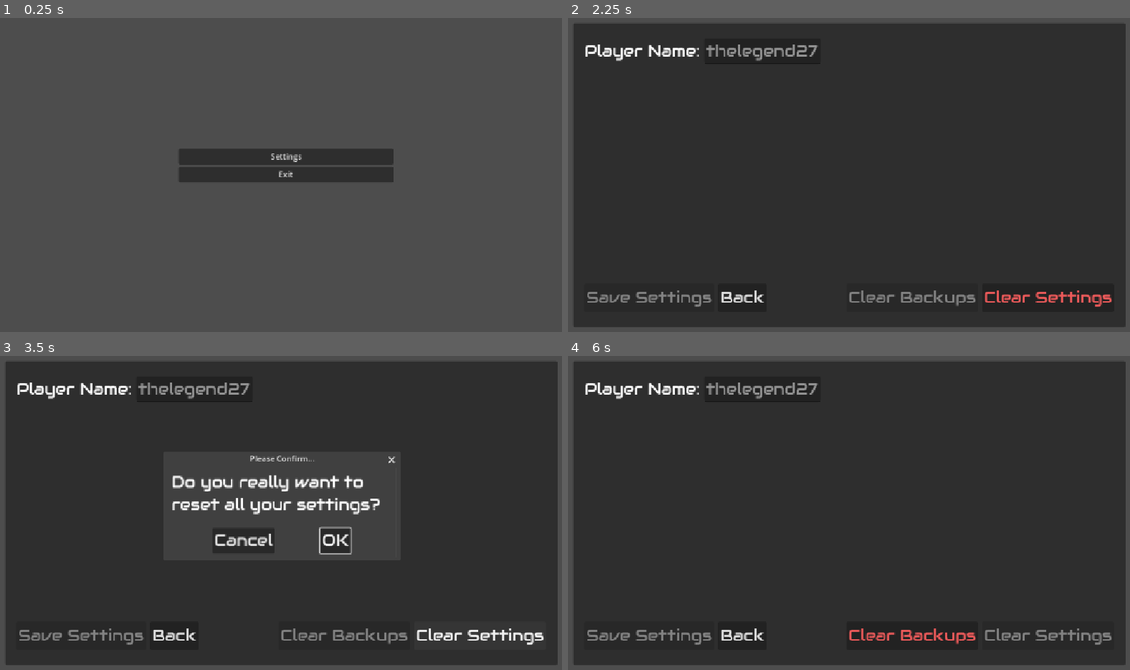
Above: before the commit, frames 1-4 (two rows, left to right).
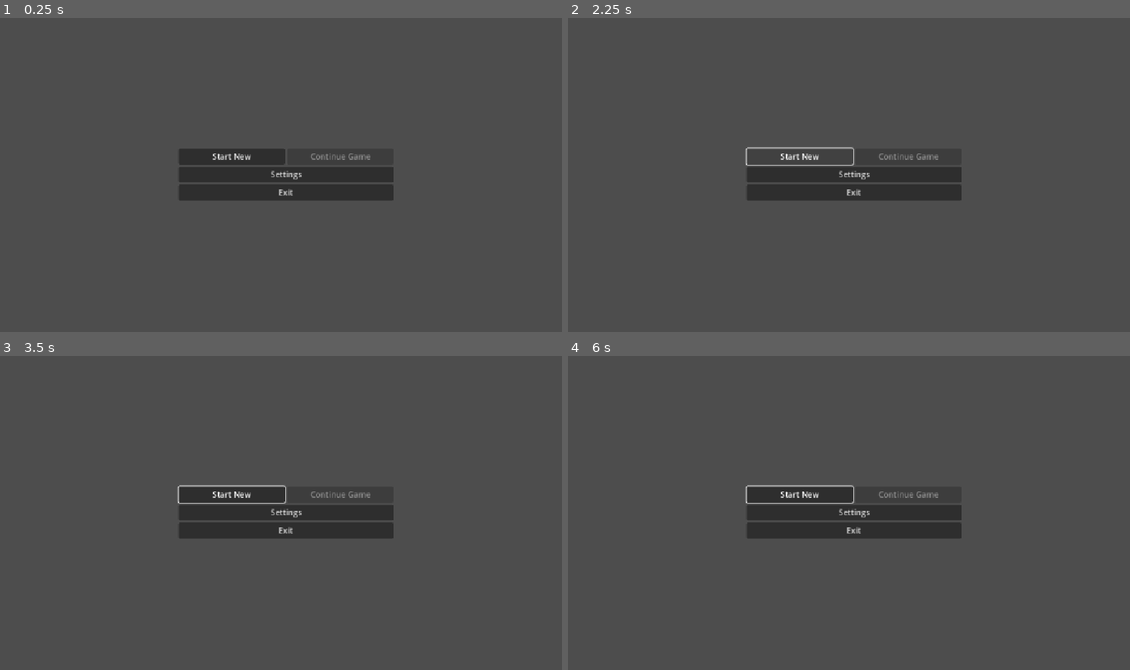
Above: after the commit, the same moments.

Repository: Electron7-7/a-poker-game-made-in-godot
Game: Godot game, scene res://dedicated_main/dedicated_main.tscn
Two runs of this game, one before a commit and one after it. Both use one fixed random seed, a clock stepped at 60 frames per second and the inputs below.
Inputs (mouse positions are in pixels of both pictures, inside the frame that each line leads up to):
- Up to frame 1 (0.25 s): no input
- Up to frame 2 (2.25 s): click "Settings" at 0.5 s; click "Back" at 1.25 s; click (798, 156) at 2 s, where only the run after the commit has a clickable "Start New"
- Up to frame 3 (3.5 s): click (477, 635) at 2.75 s, where only the run before the commit has a clickable "Clear Settings"
- Up to frame 4 (6 s): click (798, 494) at 3.5 s, where only the run after the commit has a clickable "Start New"; click (905, 541) at 4.25 s, where only the run before the commit has a clickable "OK"; click (910, 635) at 5 s, where only the run before the commit has a clickable "Clear Backups"; click (849, 569) at 5.75 s, where only the run before the commit has a clickable "OK"

The runs differ from the first frame. In frame 1, 2.3% of the frame differs, in the area x 31-71%, y 41-58%; in frame 2, 89%; in frame 3, 81%; in frame 4, 89%, in the area x 1-100%, y 1-99%.
Error before the commit: Cannot call method 'get_files' on a null value. (res://managers/game_manager.gd:14)
Error after the commit: Cannot call method 'get_files' on a null value. (res://managers/settings_manager.gd:56)

Commit message:
feature(created "SettingsManager" for handling saving and loading of settings): 'SettingsManager' is a new singleton that helps keep clutter out of 'MenuManager'; it really just takes on some responsibilities that 'MenuManager' shouldn't have.

Diff:
--- a/dedicated_main/dedicated_main.gd
+++ b/dedicated_main/dedicated_main.gd
@@ -23,6 +23,5 @@
     Engine.physics_ticks_per_second = Common._TICK_RATE
 
 func _ready() -> void:
-    global_GameManager.InitSaveData()
-    global_MenuManager.InitSettings()
     global_MenuManager.ShowMainMenu()
+    global_SettingsManager.Init()
--- a/managers/game_manager.gd
+++ b/managers/game_manager.gd
@@ -2,97 +2,9 @@
 
 static var _is_game_running   : bool = false
 static var _is_stop_requested : bool = false
-static var _save_backup_limit : int = 5 # Probably make this higher / let user decide
 
-static var _save_file   := ConfigFile.new()
-const _save_location    := "user://save_files/"
-const _backup_location  := _save_location + "backups/"
-const _save_file_main   := "save_data"
-const _save_file_backup := "save_data_backup_"
-const _save_extension   := ".ini"
-
-static var _backup_saves : PackedStringArray = DirAccess.open(_backup_location).get_files()
-
-func _save_name_main() -> String:
-    return _save_location + _save_file_main + _save_extension
-
-func _save_name_backup() -> String:
-    if(_backup_saves.size() >= _save_backup_limit):
-        print_debug("Save backup limit reached; removing backup file at: %s" % _backup_saves.get(0))
-        if(DirAccess.open(_save_location).remove(_backup_saves.get(0))):
-            _backup_saves.remove_at(0)
-    var new_backup_name : String = _backup_location + _save_file_backup + "_" + Time.get_date_string_from_system() + "_" + Time.get_time_string_from_system().replace(":","-") + _save_extension
-    _backup_saves.append(new_backup_name)
-    return new_backup_name
-
-func _notification(what: int) -> void:
-    if(what == Object.NOTIFICATION_PREDELETE): # Pseudo-Destructor
-        if(_save_file.save(_save_name_main()) != OK):
-            printerr("Something went wrong while writing to the save file! There should be a backup save file that you can use to manually fix/update the main save file.")
-
-func HasBackups() -> bool:
-    return DirAccess.open(_backup_location).get_files().size() > 0
-
-func DANGEROUS_ClearBackupSaveData() -> void:
-    for backup in _backup_saves:
-        DirAccess.open(_backup_location).remove(backup)
-    _backup_saves.clear()
-
-func DANGEROUS_ClearAllSaveData() -> void:
-    _save_file.save(_save_name_backup()) # Make a backup, first
-    _save_file = ConfigFile.new() # Clear save object
-    _save_file.save(_save_name_main()) # Clear save file
-
-func InitSaveData() -> void:
-    if(!DirAccess.open(_save_location)):
-        DirAccess.make_dir_absolute(_save_location)
-
-    if(!DirAccess.open(_backup_location)):
-        DirAccess.make_dir_absolute(_backup_location)
-
-    if(_save_file.load(_save_name_main()) != OK): # Try to load the save file
-        if(_save_file.load(_save_file_backup) != OK): # Try to load the backup file
-            _save_file.save(_save_name_main()) # Instantiate new empty save file
-            return
-        _save_file.load(_save_file_backup) # Load backup as new save file
-
-func SaveToFile() -> void:
-    _save_file.save(_save_name_backup())
-    _save_file.save(_save_name_main())
-
-func LoadAll(section: String) -> SafeReturn:
-    if(!_save_file.has_section(section)):
-        return SafeReturn.new(ERR_DOES_NOT_EXIST, null)
-    var keys_return : Dictionary[String, Variant] = {}
-    var keys : PackedStringArray = _save_file.get_section_keys(section)
-    for key in keys:
-        keys_return[key] = _save_file.get_value(section, key)
-    return SafeReturn.new(OK, keys_return)
-
-func Save(section : String, key : String, data : Variant) -> void:
-    _save_file.set_value(section, key, data)
-
-func SaveSection(section : String, data : Dictionary[String, Variant]) -> void:
-    for key in data:
-        Save(section, key, data.get(key))
-
-func Load(section : String, key : String, default_value : Variant) -> Variant:
-    if(_save_file.has_section_key(section, key)):
-        return _save_file.get_value(section, key)
-    if(!_save_file.has_section(section)):
-        printerr("GameManager::Load - the requested section doesn't exist! This function will return the default value for the requested key, and save it in the requested section. This will create a section in the save file that'll be empty except for this one key. Keep this in mind if any issues occur related to save data.")
-        Save(section, key, default_value)
-    # FIXME: Decide whether or not to also save the default value if the section exists but the key doesn't
-    return default_value
-
-func LoadSection(section : String, default_values : Dictionary[String, Variant]) -> SafeReturn:
-    if(!_save_file.has_section(section)):
-        SaveSection(section, default_values)
-    var keys : PackedStringArray = _save_file.get_section_keys(section)
-    var data : Dictionary[String, Variant] = {}
-    for key in keys:
-        data[key] = _save_file.get_value(section, key)
-    return SafeReturn.new(OK, data)
+func IsGameRunning() -> bool:
+    return _is_game_running
 
 static func Start() -> void:
     if(_is_game_running):
--- /dev/null
+++ b/managers/settings_manager.gd
@@ -0,0 +1,86 @@
+class_name SettingsManager extends Node
+
+const _save_file_extension := ".ini"
+
+const _settings_dir := "user://settings/"
+const _settings_backups_dir := "backups/"
+const _settings_save_file_name := "settings"
+const _settings_backup_files_name := "settings_backup_"
+
+static var settings_backup_limit : int = 5 # Probably make this higher / let user decide
+static var settings_save_file := ConfigFile.new()
+static var settings_save_dir : DirAccess = null
+static var settings_backups_dir : DirAccess = null
+
+func _notification(what: int) -> void:
+    if(what == Object.NOTIFICATION_PREDELETE): # Pseudo-Destructor
+        if(settings_save_file.save(_settings_file_name()) != OK):
+            printerr("Something went wrong while writing to the save file! There should be a backup save file that you can use to manually fix/update the main save file.")
+
+func _settings_file_name() -> String:
+    return _settings_dir + _settings_save_file_name + _save_file_extension
+
+func _settings_backup_name() -> String:
+    return _settings_dir + _settings_backups_dir + _settings_backup_files_name + Time.get_date_string_from_system() + "_" + Time.get_time_string_from_system().replace(":","-") + _save_file_extension
+
+func Init() -> void:
+    if(DirAccess.open(_settings_dir) == null):
+        DirAccess.make_dir_absolute(_settings_dir)
+    if(!DirAccess.open(_settings_dir).dir_exists(_settings_backups_dir)):
+        DirAccess.open(_settings_dir).make_dir(_settings_backups_dir)
+
+    settings_save_dir = DirAccess.open(_settings_dir)
+    settings_backups_dir = DirAccess.open(_settings_dir + _settings_backups_dir)
+    Load()
+
+func SaveBackup() -> void:
+    var backups : PackedStringArray = settings_backups_dir.get_files()
+    if(backups.size() >= settings_backup_limit):
+        print_debug("Save backup limit reached; removing backup file at: %s" % backups.get(0))
+        settings_backups_dir.remove(backups.get(0))
+    settings_save_file.save(_settings_backup_name())
+
+func Save(save_backup : bool = true) -> Error:
+    if(save_backup):
+        SaveBackup()
+    return settings_save_file.save(_settings_file_name())
+
+func Load() -> void:
+    if(settings_save_file.load(_settings_file_name()) != OK): # Try to load the save file
+        var backup_files : PackedStringArray = settings_backups_dir.get_files()
+        if(settings_save_file.load(settings_backups_dir.get(settings_backups_dir.size() - 1)) != OK): # Try to load the latest backup file
+            settings_save_file.save(_settings_file_name()) # Instantiate new empty save file
+            return
+
+func HasBackups() -> bool:
+    return(settings_backups_dir.get_files().size() > 0)
+
+func SetValue(section : String, key : String, value : Variant) -> void:
+    settings_save_file.set_value(section, key, value)
+
+func SetSection(section : String, data : Dictionary[String, Variant]) -> void:
+    for key in data:
+        SetValue(section, key, data.get(key))
+
+func GetValue(section : String, key : String, default : Variant) -> Variant:
+    return settings_save_file.get_value(section, key, default)
+
+func GetSection(section : String, defaults : Dictionary[String, Variant]) -> Dictionary[String, Variant]:
+    var return_data : Dictionary[String, Variant] = {}
+    for key in defaults:
+        return_data[key] = GetValue(section, key, defaults.get(key))
+    return return_data
+
+func DANGEROUS_CleanSaveFile() -> Error:
+    print_debug("Making one more settings backup before cleaning!")
+    SaveBackup()
+    print_debug("Cleaning the settings save file!")
+    settings_save_file = ConfigFile.new()
+    return settings_save_file.save(_settings_file_name())
+
+func DANGEROUS_CleanBackupFiles() -> void:
+    print_debug("Cleaning the settings backup save files!")
+    for file in settings_backups_dir.get_files():
+        print("Cleaning: %s" % file)
+        if(settings_backups_dir.remove(file) != OK):
+            printerr("SettingsManager::DANGEROUS_CleanBackupFiles - failed to remove the file: %s" % file)
--- a/menus/main_menu.tscn
+++ b/menus/main_menu.tscn
@@ -1,7 +1,6 @@
-[gd_scene load_steps=3 format=3 uid="uid://dxnt4m1x7ocog"]
+[gd_scene load_steps=2 format=3 uid="uid://dxnt4m1x7ocog"]
 
 [ext_resource type="Script" uid="uid://d0c7n1bwxv5sn" path="res://menus/main_menu.gd" id="1_ij7vn"]
-[ext_resource type="PackedScene" uid="uid://cumpcrr7w2obm" path="res://menus/settings_menu.tscn" id="4_pwbes"]
 
 [node name="MainMenu" type="Control"]
 layout_mode = 3
@@ -20,17 +19,55 @@
 offset_right = 800.0
 offset_bottom = 373.0
 
+[node name="GameButtons" type="HBoxContainer" parent="MainMenu"]
+unique_name_in_owner = true
+layout_mode = 2
+
+[node name="New" type="Button" parent="MainMenu/GameButtons"]
+unique_name_in_owner = true
+layout_mode = 2
+size_flags_horizontal = 3
+text = "Start New"
+
+[node name="Continue" type="Button" parent="MainMenu/GameButtons"]
+unique_name_in_owner = true
+layout_mode = 2
+size_flags_horizontal = 3
+disabled = true
+text = "Continue Game"
+
 [node name="Settings" type="Button" parent="MainMenu"]
 unique_name_in_owner = true
 layout_mode = 2
 text = "Settings"
+
+[node name="HostingButtons" type="HBoxContainer" parent="MainMenu"]
+unique_name_in_owner = true
+visible = false
+layout_mode = 2
+
+[node name="Button" type="Button" parent="MainMenu/HostingButtons"]
+layout_mode = 2
+size_flags_horizontal = 3
+text = "Open to LAN"
+
+[node name="Button2" type="Button" parent="MainMenu/HostingButtons"]
+layout_mode = 2
+size_flags_horizontal = 3
+text = "Host P2P"
+
+[node name="Button3" type="Button" parent="MainMenu/HostingButtons"]
+layout_mode = 2
+size_flags_horizontal = 3
+text = "Host via Steam"
 
 [node name="Exit" type="Button" parent="MainMenu"]
 unique_name_in_owner = true
 layout_mode = 2
 text = "Exit"
 
-[node name="SettingsMenu" parent="." instance=ExtResource("4_pwbes")]
+[node name="Quit" type="Button" parent="MainMenu"]
 unique_name_in_owner = true
 visible = false
-layout_mode = 1
+layout_mode = 2
+text = "Quit to Menu"
--- a/menus/settings_menu.gd
+++ b/menus/settings_menu.gd
@@ -3,9 +3,6 @@
 signal close
 
 const _settings_section : String = "Settings"
-
-# TODO: Make default values but make it so you can put them here instead of in
-# the GameManager class.
 
 @onready var _confirm_clear : ConfirmationDialog = $"%ConfirmClear"
 @onready var _clear_notify  : AcceptDialog       = $"%ClearNotify"
@@ -31,26 +28,27 @@
     _confirm_clear.visible = true
 
 func clear_settings() -> void:
-    global_GameManager.DANGEROUS_ClearAllSaveData()
+    global_SettingsManager.DANGEROUS_CleanSaveFile()
     _clear_notify.visible = true
     _clear_settings.disabled = true
-    _clear_backups.disabled = !global_GameManager.HasBackups()
+    _clear_backups.disabled = !global_SettingsManager.HasBackups()
+    global_SettingsManager.SetSection(_settings_section, get_default_settings())
+    global_SettingsManager.Save(false)
     load_settings()
-    global_GameManager.SaveToFile()
 
 func _clear_backup_saves() -> void:
-    global_GameManager.DANGEROUS_ClearBackupSaveData()
-    _clear_backups.disabled = !global_GameManager.HasBackups()
+    global_SettingsManager.DANGEROUS_CleanBackupFiles()
+    _clear_backups.disabled = !global_SettingsManager.HasBackups()
 
 func save_settings() -> void:
-    global_GameManager.SaveSection(_settings_section, get_settings())
-    global_GameManager.SaveToFile()
-    _clear_backups.disabled = false
+    global_SettingsManager.SetSection(_settings_section, get_settings())
+    global_SettingsManager.Save()
+    _clear_backups.disabled = !global_SettingsManager.HasBackups()
     _clear_settings.disabled = false
     _save_button.disabled = true
 
 func load_settings() -> void:
-    var loaded_settings : Dictionary[String, Variant] = global_GameManager.LoadSection(_settings_section, get_default_settings()).get_data()
+    var loaded_settings : Dictionary[String, Variant] = global_SettingsManager.GetSection(_settings_section, get_default_settings())
     _player_name.text = loaded_settings.get(_player_name.name)
 
 func _unsaved_changes(_unused) -> void:
@@ -61,11 +59,11 @@
     _save_button.pressed.connect(save_settings)
     _clear_settings.pressed.connect(_confirm_clear_settings)
     _clear_backups.pressed.connect(_clear_backup_saves)
-    _clear_backups.disabled = !global_GameManager.HasBackups()
+    _clear_backups.disabled = !global_SettingsManager.HasBackups()
     _confirm_clear.confirmed.connect(clear_settings)
 
+    # connect all settings' relevant "-changed-" signals to "_unsaved_changes"
     _player_name.text_changed.connect(_unsaved_changes)
-    # connect all settings' relevant "-changed-" signals to "_unsaved_changes"
 
 func _go_back() -> void:
     close.emit()
--- a/menus/settings_menu.tscn
+++ b/menus/settings_menu.tscn
@@ -22,7 +22,7 @@
 offset_right = 1129.0
 offset_bottom = 630.0
 
-[node name="VSplitContainer" type="VSplitContainer" parent="Panel"]
+[node name="FooterSeparator" type="VSplitContainer" parent="Panel"]
 layout_mode = 1
 anchors_preset = -1
 anchor_left = 0.02
@@ -35,50 +35,54 @@
 dragging_enabled = false
 dragger_visibility = 1
 
-[node name="VBoxContainer" type="VBoxContainer" parent="Panel/VSplitContainer"]
+[node name="Settings" type="ScrollContainer" parent="Panel/FooterSeparator"]
 layout_mode = 2
 
-[node name="HBoxContainer" type="HBoxContainer" parent="Panel/VSplitContainer/VBoxContainer"]
+[node name="SettingsList" type="VBoxContainer" parent="Panel/FooterSeparator/Settings"]
 layout_mode = 2
 
-[node name="Label" type="Label" parent="Panel/VSplitContainer/VBoxContainer/HBoxContainer"]
+[node name="Setting" type="HBoxContainer" parent="Panel/FooterSeparator/Settings/SettingsList"]
 layout_mode = 2
-text = "Player Name:"
+metadata/_edit_group_ = true
 
-[node name="PlayerName" type="LineEdit" parent="Panel/VSplitContainer/VBoxContainer/HBoxContainer"]
+[node name="Label" type="Label" parent="Panel/FooterSeparator/Settings/SettingsList/Setting"]
+layout_mode = 2
+text = "Player Name"
+
+[node name="PlayerName" type="LineEdit" parent="Panel/FooterSeparator/Settings/SettingsList/Setting"]
 unique_name_in_owner = true
 layout_mode = 2
 placeholder_text = "thelegend27"
 expand_to_text_length = true
 select_all_on_focus = true
 
-[node name="HBoxContainer" type="HBoxContainer" parent="Panel/VSplitContainer"]
+[node name="Footer" type="HBoxContainer" parent="Panel/FooterSeparator"]
 layout_mode = 2
 
-[node name="Save" type="Button" parent="Panel/VSplitContainer/HBoxContainer"]
+[node name="Save" type="Button" parent="Panel/FooterSeparator/Footer"]
 unique_name_in_owner = true
 layout_mode = 2
 disabled = true
 text = "Save Settings"
 
-[node name="Back" type="Button" parent="Panel/VSplitContainer/HBoxContainer"]
+[node name="Back" type="Button" parent="Panel/FooterSeparator/Footer"]
 unique_name_in_owner = true
 layout_mode = 2
 text = "Back"
 
-[node name="VSeparator" type="VSeparator" parent="Panel/VSplitContainer/HBoxContainer"]
+[node name="VSeparator" type="VSeparator" parent="Panel/FooterSeparator/Footer"]
 layout_mode = 2
 size_flags_horizontal = 3
 theme_override_styles/separator = SubResource("StyleBoxEmpty_v0bl3")
 
-[node name="ClearBackups" type="Button" parent="Panel/VSplitContainer/HBoxContainer"]
+[node name="ClearBackups" type="Button" parent="Panel/FooterSeparator/Footer"]
 unique_name_in_owner = true
 layout_mode = 2
 focus_mode = 0
 theme_override_colors/font_color = Color(0.93, 0.3534, 0.3534, 1)
 text = "Clear Backups"
 
-[node name="ClearSettings" type="Button" parent="Panel/VSplitContainer/HBoxContainer"]
+[node name="ClearSettings" type="Button" parent="Panel/FooterSeparator/Footer"]
 unique_name_in_owner = true
 layout_mode = 2
 focus_mode = 0
--- a/project.godot
+++ b/project.godot
@@ -19,6 +19,7 @@
 
 global_MenuManager="*res://managers/menu_manager.gd"
 global_GameManager="*res://managers/game_manager.gd"
+global_SettingsManager="*res://managers/settings_manager.gd"
 
 [display]
 
Not shown, added: managers/settings_manager.gd.uid
